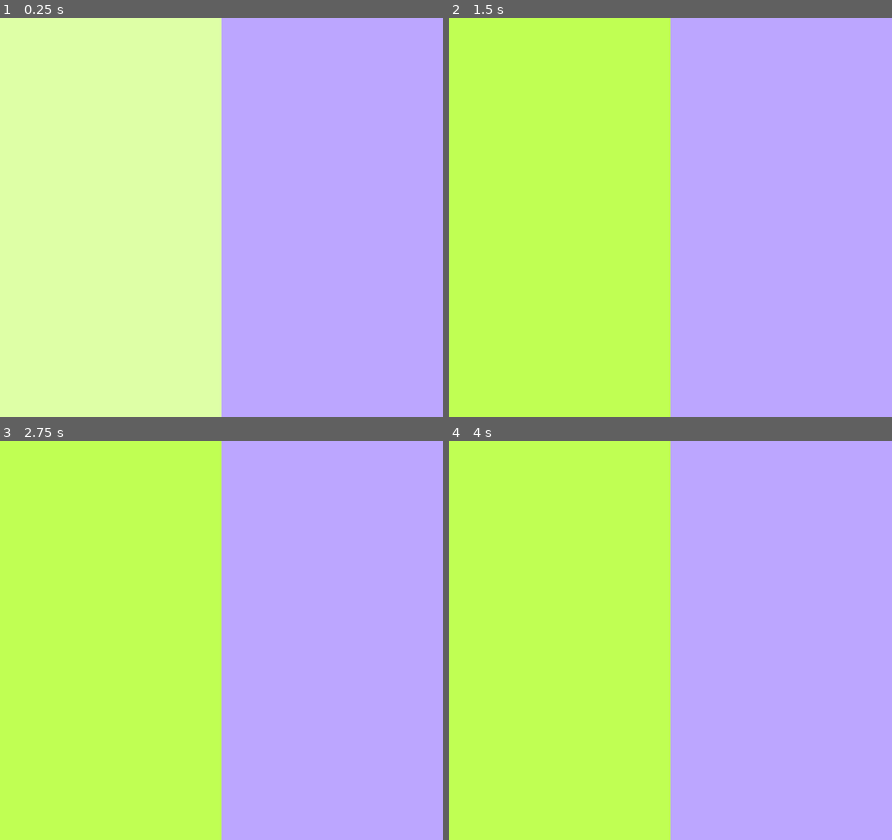
Above: before the commit, frames 1-4 (two rows, left to right).
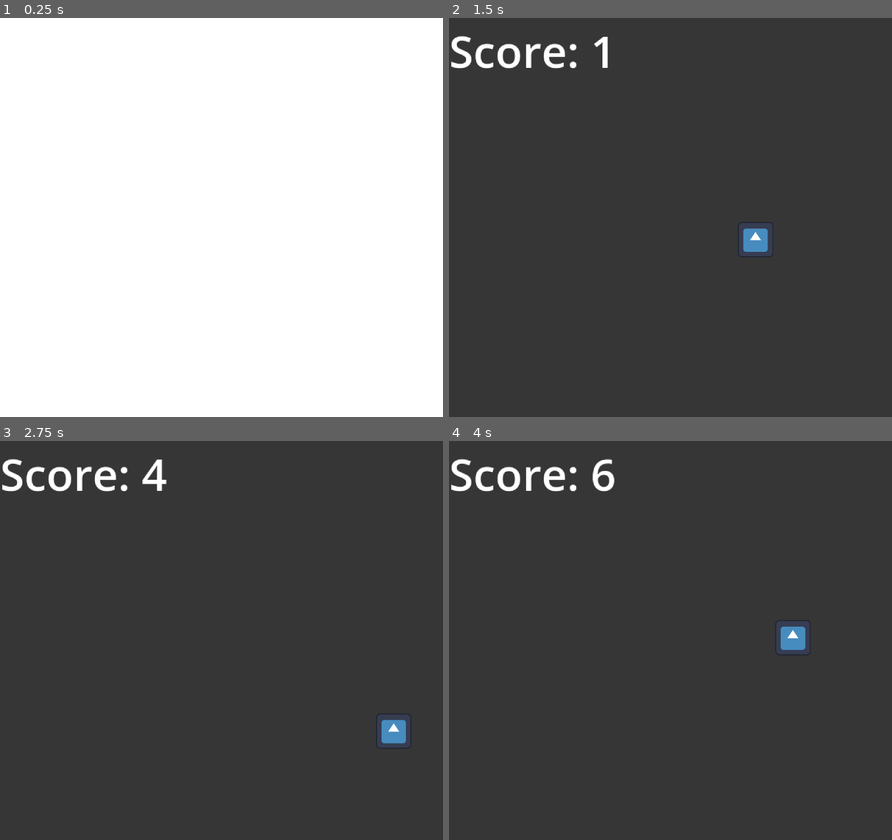
Above: after the commit, the same moments.

Repository: Mrz740/GBJAM2026
Game: Godot game, scene res://Scenes/startup_scene.tscn
The game is run twice, just before and just after one commit, with the same random seed, the same clock (stepped at 60 frames per second) and the same inputs. Before the commit the project starts from res://Scenes/input_select_scene.tscn. The engine's default icon, where the game draws it, is replaced by a stand-in: a white triangle on a blue panel in a dark square.
Inputs:
- Up to frame 1 (0.25 s): no input
- Up to frame 2 (1.5 s): tap Enter (START) at 0.5, 0.8, 1.35 s; hold D (RIGHT) 0.53-1.28 s; hold J (A) 0.53-1.28 s; hold S (DOWN) from 1.28 s (still down)
- Up to frame 3 (2.75 s): tap J (A) at 1.55 s; release S (DOWN) at 2.03 s; hold D (RIGHT) from 2.03 s (still down); hold J (A) from 2.03 s (still down); tap Enter (START) at 2.3 s
- Up to frame 4 (4 s): release D (RIGHT) at 2.78 s; release J (A) at 2.78 s; hold W (UP) 2.78-3.53 s; tap K (B) at 2.85 s; tap J (A) at 3.05 s; hold A (LEFT) from 3.53 s (still down); hold Enter (START) from 3.53 s (still down)

The runs differ from the first frame. In frame 1, 100% of the frame differs, in the area x 0-100%, y 0-100%; in frame 2, 100%; in frame 3, 100%; in frame 4, 100%.

Commit message:
add score system and passive score gaining

Diff:
--- /dev/null
+++ b/Managers/Score_System/score_manager.gd
@@ -0,0 +1,56 @@
+extends Node
+
+signal score_changed(new_score: int)
+
+var points_per_tick: int = 1
+var seconds_per_tick: float = 0.5
+
+var current_score: int = 0
+var current_score_multiplier: int = 1
+
+var _timer: Timer
+
+var total_score: Dictionary
+
+func _ready() -> void:
+	_timer = Timer.new()
+	_timer.wait_time = seconds_per_tick
+	_timer.one_shot = false
+	_timer.autostart = false
+	_timer.timeout.connect(_on_timer_timeout)
+	add_child(_timer)
+
+
+# The function is called add but it can be used to substract points
+func add_score(points: int, source: String = "") -> void:
+	var gained := points * current_score_multiplier
+	current_score += gained
+	score_changed.emit(current_score)
+	total_score[source] = total_score.get(source, 0) + gained
+
+
+func set_multiplier(value: int) -> void:
+	if value == current_score_multiplier:
+		return
+	current_score_multiplier = max(1, value)
+
+
+func start_run() -> void:
+	reset()
+	_timer.start()
+
+
+func stop_run() -> void:
+	_timer.stop()
+
+
+func reset() -> void:
+	current_score = 0
+	set_multiplier(1)
+	score_changed.emit(current_score)
+
+
+func _on_timer_timeout() -> void:
+	if points_per_tick <= 0:
+		return
+	add_score(points_per_tick, "time")
--- a/Scenes/game_scene.tscn
+++ b/Scenes/game_scene.tscn
@@ -1,7 +1,8 @@
-[gd_scene format=3 uid="uid://6t0wmxli5lns"]
+[gd_scene load_steps=4 format=3 uid="uid://6t0wmxli5lns"]
 
 [ext_resource type="PackedScene" uid="uid://dnsr47wnjj140" path="res://Scenes/base_scene.tscn" id="1_x87qo"]
 [ext_resource type="PackedScene" uid="uid://bq3xqon1f8nud" path="res://Player/player.tscn" id="2_b6fju"]
+[ext_resource type="PackedScene" uid="uid://b4x521v72fv" path="res://UI/Score/score_hud.tscn" id="3_hud"]
 
 [node name="game_scene" unique_id=2008706374 instance=ExtResource("1_x87qo")]
 
@@ -10,3 +11,7 @@
 
 [node name="Player" parent="." index="2" unique_id=277292832 instance=ExtResource("2_b6fju")]
 position = Vector2(77, 71)
+
+[node name="HUDLayer" type="CanvasLayer" parent="."]
+
+[node name="ScoreHUD" parent="HUDLayer" instance=ExtResource("3_hud")]
--- /dev/null
+++ b/Scenes/startup_scene.gd
@@ -0,0 +1,6 @@
+extends Node2D
+
+func _input(event: InputEvent) -> void:
+	if event.is_action_pressed("START"):
+		ScoreManager.start_run()
+		get_tree().change_scene_to_file("res://Scenes/game_scene.tscn")
--- /dev/null
+++ b/Scenes/startup_scene.tscn
@@ -0,0 +1,7 @@
+[gd_scene format=3 uid="uid://bbxyv7402c4jb"]
+
+[ext_resource type="PackedScene" uid="uid://dnsr47wnjj140" path="res://Scenes/base_scene.tscn" id="1_7wexv"]
+[ext_resource type="Script" uid="uid://bko7nowdpsqt" path="res://Scenes/startup_scene.gd" id="2_4xr2o"]
+
+[node name="startup_scene" unique_id=2008706374 instance=ExtResource("1_7wexv")]
+script = ExtResource("2_4xr2o")
--- /dev/null
+++ b/UI/Score/score_hud.gd
@@ -0,0 +1,13 @@
+extends Control
+
+@export var score_label: Label
+
+
+func _ready() -> void:
+	ScoreManager.score_changed.connect(_on_score_changed)
+	_on_score_changed(ScoreManager.current_score)
+
+
+func _on_score_changed(new_score: int) -> void:
+	if score_label:
+		score_label.text = "Score: " + str(new_score)
--- /dev/null
+++ b/UI/Score/score_hud.tscn
@@ -0,0 +1,20 @@
+[gd_scene format=3 uid="uid://b4x521v72fv"]
+
+[ext_resource type="Script" uid="uid://vsagr6vo0j3q" path="res://UI/Score/score_hud.gd" id="1_3xrhy"]
+
+[node name="ScoreHUD" type="Control" unique_id=209382086 node_paths=PackedStringArray("score_label")]
+layout_mode = 3
+anchors_preset = 15
+anchor_right = 1.0
+anchor_bottom = 1.0
+grow_horizontal = 2
+grow_vertical = 2
+mouse_filter = 2
+script = ExtResource("1_3xrhy")
+score_label = NodePath("ScoreTextLabel")
+
+[node name="ScoreTextLabel" type="Label" parent="." unique_id=316085397]
+layout_mode = 0
+offset_right = 80.0
+offset_bottom = 11.0
+text = "Score: 0"
--- a/project.godot
+++ b/project.godot
@@ -15,10 +15,14 @@
 [application]
 
 config/name="GBJAM2026"
-run/main_scene="uid://bjffkgd18mhpl"
+run/main_scene="uid://bbxyv7402c4jb"
 config/features=PackedStringArray("4.7", "Forward Plus")
 boot_splash/show_image=false
 config/icon="res://icon.svg"
+
+[autoload]
+
+ScoreManager="*res://Managers/Score_System/score_manager.gd"
 
 [display]
 
Not shown, added: Managers/Score_System/score_manager.gd.uid
Not shown, added: Scenes/startup_scene.gd.uid
Not shown, added: UI/Score/score_hud.gd.uid
